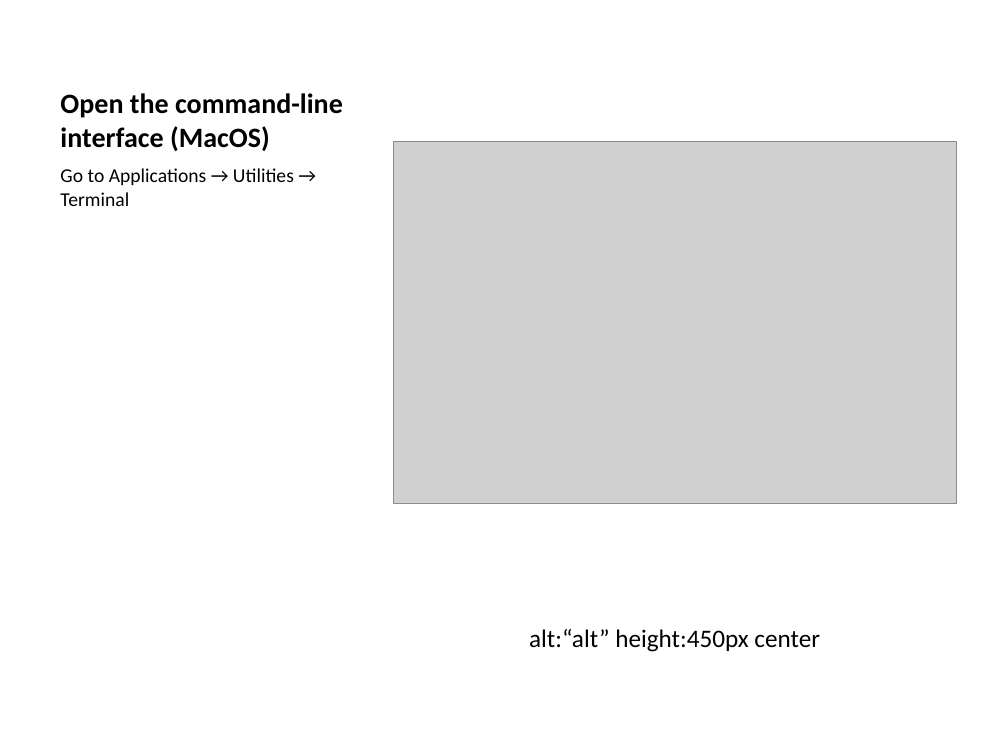
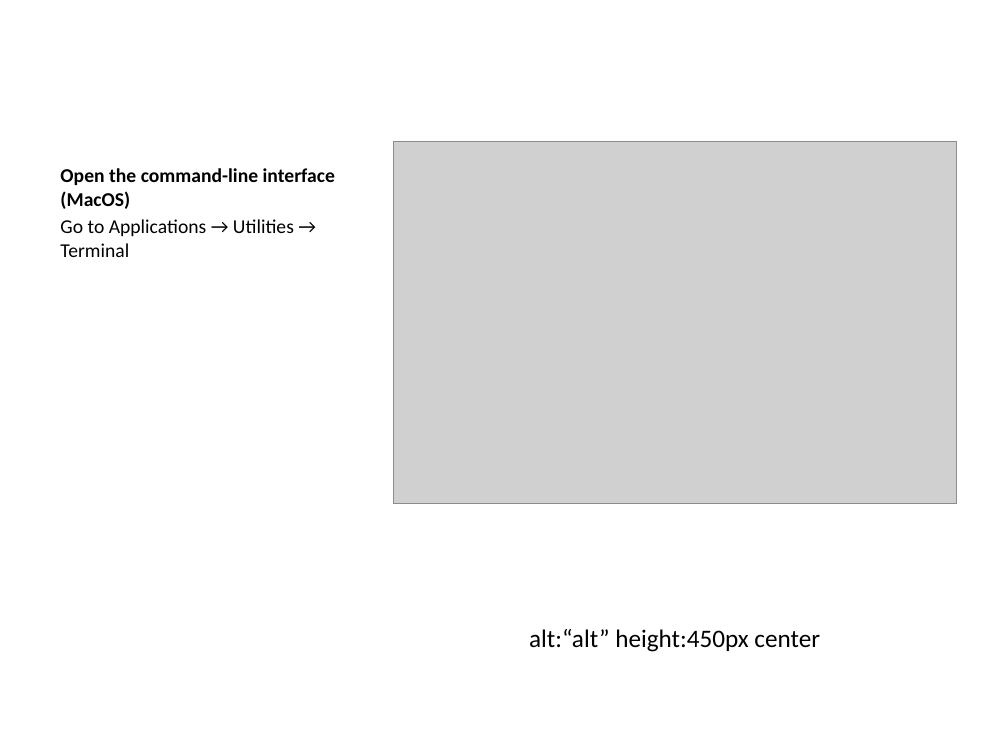
Before and after one commit to ucoruh/ce103-algorithms-and-programming-I, a slide deck: slide 62 of docs/week-1-intro/ce103-week-1-intro.en.md_word.pptx (slide 56 before the commit). Drawn at 1008x756 pixels with LibreOffice and Linux fonts; fonts in the diff are those of the drawing; grey boxes stand for pictures. Boxes give left, top, right and bottom in pixels: in the first picture for what was removed or moved away, otherwise in the second. Text is boxed around its words. In the diff, an @@ line names an element or a change of style, - is before the commit and + after.

```diff
--- a/docs/week-1-intro/ce103-week-1-intro.en.md_word.pptx
+++ b/docs/week-1-intro/ce103-week-1-intro.en.md_word.pptx
@@ title removed at <box>60,93,343,151</box> @@
-Open the command-line interface (MacOS)
@@ text at <box>60,168,335,209</box>: paragraph added @@
+Open the command-line interface (MacOS)
```
Also in this commit, not shown: 39 other slides changed, 9 slides added, 1 slide removed, 19 other files.
